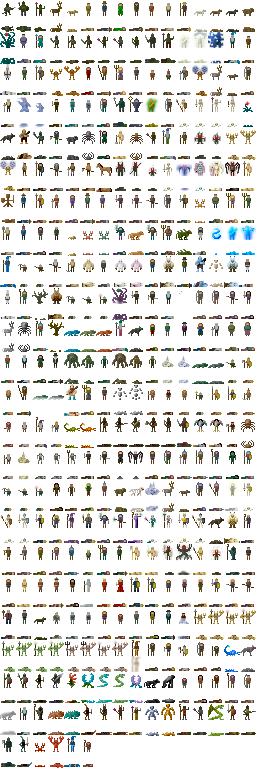
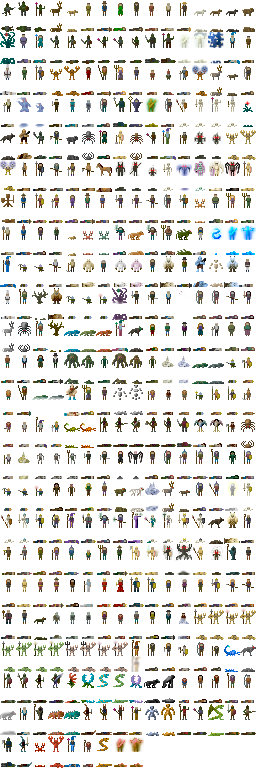
Layer changes from the first (256, 768) image to the second:
painted on "Background" over (96, 736, 144, 767)
